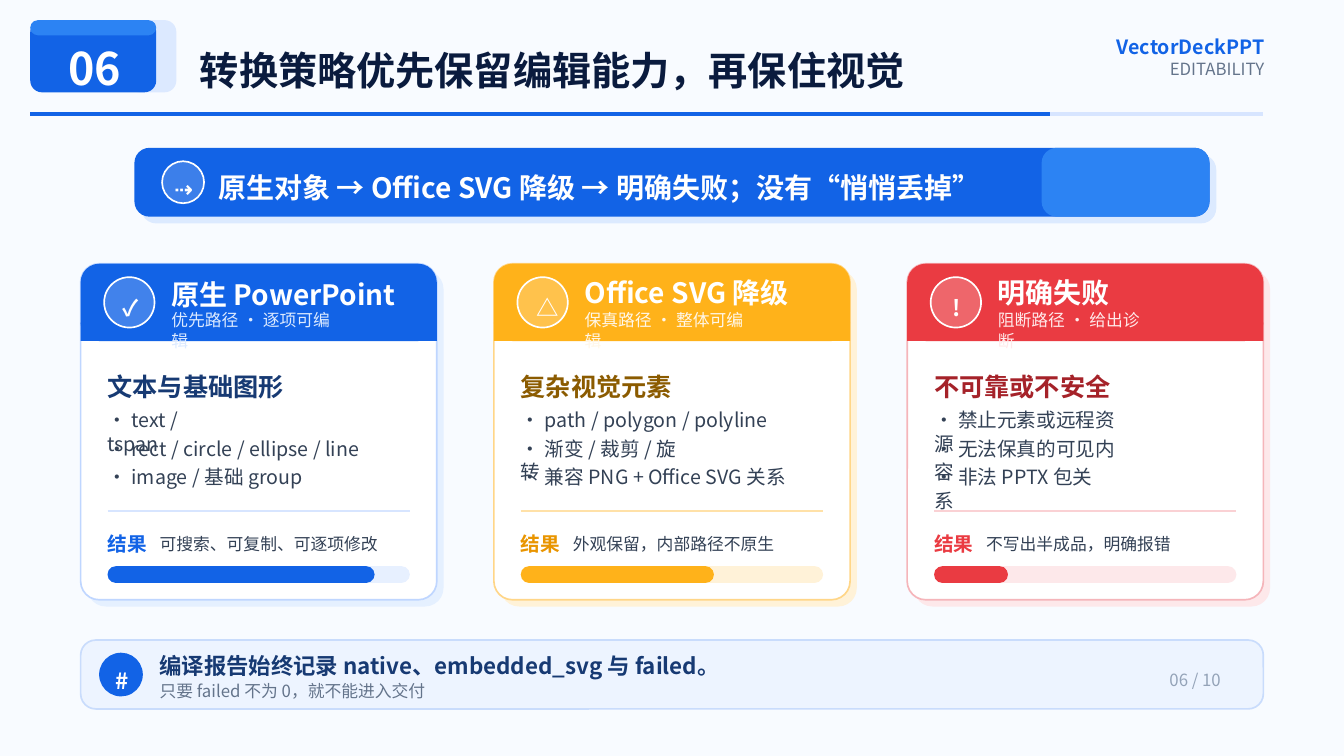
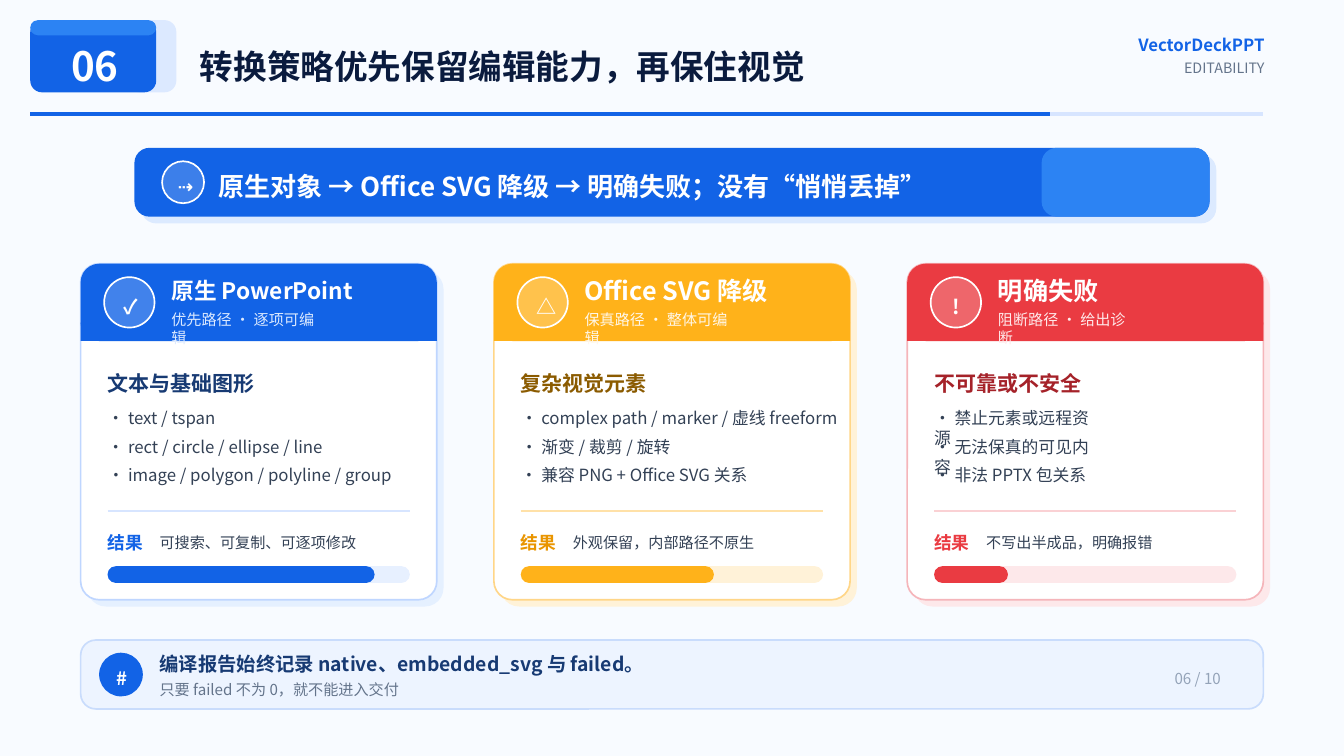
Before and after one commit to AaaBinfinity/VectorDeckPPT, a slide deck: slide 6 of examples/project-intro-deck/project-intro.pptx. Drawn at 1344x756 pixels with LibreOffice and Linux fonts; fonts in the diff are those of the drawing. Boxes give left, top, right and bottom in pixels: in the first picture for what was removed or moved away, otherwise in the second. Text is boxed around its words. In the diff, an @@ line names an element or a change of style, - is before the commit and + after.

Commit message:
feat(release): prepare VectorDeckPPT v1.1.0
Improve staged deck approvals, compiler fidelity, path safety, documentation, examples, dependency installation, and automated GitHub release publishing.

```diff
--- a/examples/project-intro-deck/project-intro.pptx
+++ b/examples/project-intro-deck/project-intro.pptx
@@ text "06" at (71,50,119,82): size 32 to 28.8 pt @@
@@ text "转换策略优先保留编辑能力，再保住视觉" at (200,50,805,84): size 28 to 24 pt @@
@@ text "VectorDeckPPT": place and size @@
-text "VectorDeckPPT" at (1117,38,1265,55)
+text "VectorDeckPPT" at (1138,37,1264,52)
@@ text "EDITABILITY": place and size @@
-text "EDITABILITY" at (1170,62,1265,75)
+text "EDITABILITY" at (1184,62,1264,73)
@@ text "EDITABILITY" at (1184,62,1264,73): size 12 to 10.2 pt @@
@@ text "⇢" at (178,174,191,197): size 16 to 13.2 pt @@
@@ text "原生对象 → Office SVG 降级 ..." at (218,174,926,201): size 20 to 18.6 pt @@
@@ text "原生 PowerPoint" at (171,279,353,301): size 20 to 16.2 pt @@
@@ text "Office SVG 降级" at (585,278,767,302): size 20 to 18 pt @@
@@ size 16 to 14.4 pt in 3 elements at (537,294,551,319), (124,294,137,319), (951,294,964,319) @@
@@ text "明确失败" at (998,278,1099,302): size 20 to 18 pt @@
@@ size 18 to 15 pt in 3 elements at (521,373,647,393), (108,373,255,393), (934,373,1081,393) @@
@@ text at (541,410,837,428): text changed; size 14 to 12 pt @@
-• path / polygon / polyline
+• complex path / marker / 虚线 freeform
@@ size 14 to 12 pt in 8 elements at (128,412,216,428), (128,439,323,457), (541,439,671,455), (955,467,1086,483), (1138,37,1264,52), (541,467,748,483), (934,410,1089,449), (934,439,1089,477) @@
@@ text at (128,467,392,485): text changed; size 14 to 12 pt @@
-• image / 基础 group
+• image / polygon / polyline / group
@@ size 12 to 10.8 pt in 8 elements at (1175,673,1221,684), (998,312,1125,348), (171,312,314,348), (585,312,727,348), (160,682,399,697), (986,535,1152,550), (573,535,754,550), (160,535,357,550) @@
@@ size 14 to 12.6 pt in 3 elements at (107,534,142,551), (521,534,556,551), (934,534,969,551) @@
@@ text "编译报告始终记录 native、embedded_svg 与 failed。" at (160,654,644,676): size 16 to 13.8 pt @@
@@ text "#" at (116,667,128,690): size 16 to 13.2 pt @@
```
Also in this commit, not shown: 9 other slides changed, 38 other files.
